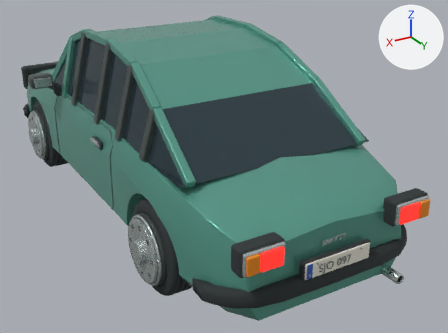
Before and after pictures for a commit that changed the Blender file source_blender/saab96.blend.
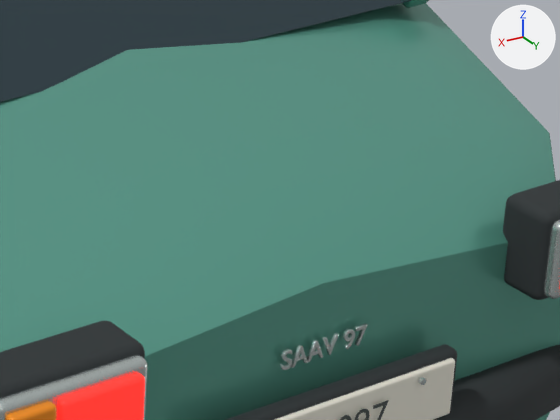
The first picture shows the older version from a 50 mm camera at (2.15, 4.44, 2.38) aimed at (-0.29, 0.37, 0.34). The close-ups show the older and then the newer version on the part from 55% to 89% of the width and 43% to 78% of the height of that picture. Only the edits that show in the close-ups are written down. The lights are fixed; the arrows at upper right show +X, +Y and +Z.

Script lines for the objects in view, before the commit:
```python
me_cabin_panels = bpy.data.meshes.new('Cabin panels')
me_cabin_panels.from_pydata(...)  # 72 vertices, 18 faces; spans x -0.72..0.72, y -0.88..1.57, z 0.88..1.45
# faces by material slot: [4, 14]
me_cabin_panels.materials.append(mat_saab96_enamel)  # cyan #61a695
me_cabin_panels.materials.append(mat_smoked_blue_glazing_002)  # dark blue #35464e
me_cube_042 = bpy.data.meshes.new('Cube.042')
me_cube_042.from_pydata(...)  # 96 vertices, 98 faces; spans x -0.13..0.13, y -0.016..0.016, z -0.069..0.069
me_cube_042.materials.append(mat_brushed_equipment_metal)  # light grey #c4cdcb
me_cube_059 = bpy.data.meshes.new('Cube.059')
me_cube_059.from_pydata(...)  # 96 vertices, 98 faces; spans x -0.13..0.13, y -0.016..0.016, z -0.069..0.069
me_cube_059.materials.append(mat_brushed_equipment_metal)  # light grey #c4cdcb
ob_cabin = bpy.data.objects.new('Cabin', me_cabin_panels)
ob_cabin.parent = ob_saab96
ob_cabin.location = (0.0, 0.0, 0.0)
ob_rear_lamp_bezel = bpy.data.objects.new('Rear lamp bezel', me_cube_042)
ob_rear_lamp_bezel.parent = ob_saab96
ob_rear_lamp_bezel.location = (-0.538, 2.158, 0.657)
ob_rear_lamp_bezel_001 = bpy.data.objects.new('Rear lamp bezel.001', me_cube_059)
ob_rear_lamp_bezel_001.parent = ob_saab96
ob_rear_lamp_bezel_001.location = (0.538, 2.158, 0.657)
# also in view: 'Painted bodyshell' at (0.0, 0.0, 0.59); 'Saav number plate.001' at (0.0, 2.13, 0.46); 'Rear combination lamp housing' at (-0.54, 2.1, 0.66); 'Saav plate gasket.001' at (0.0, 2.11, 0.46); 'Ruby tail lens.001' at (0.5, 2.18, 0.66)
```
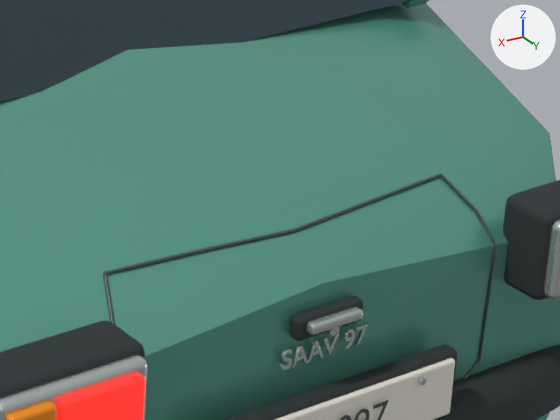
Diff of the bpy script that builds the scene:
```diff
--- a/source_blender/saab96.blend.py
+++ b/source_blender/saab96.blend.py
@@ cu_saav_boot_shut_line @@
+cu_saav_boot_shut_line = bpy.data.curves.new('Saav boot shut line', 'CURVE')
+cu_saav_boot_shut_line.dimensions = '3D'
+_sp = cu_saav_boot_shut_line.splines.new('POLY'); _sp.points.add(127)
+_sp.points.foreach_set('co', [-0.34, 1.963, 0.75, 1.0, -0.298, 1.967, 0.75, 1.0, -0.255, 1.971, 0.75, 1.0, -0.213, 1.976, 0.75, 1.0, -0.17, 1.98, 0.75, 1.0, -0.128, 1.984, 0.75, 1.0, -0.0851, 1.988, 0.75, 1.0, -0.0426, 1.992, 0.75, 1.0, 0.000139, 1.997, 0.75, 1.0, 0.0426, 1.992, 0.75, 1.0, 0.0851, 1.986, 0.75, 1.0, 0.128, 1.981, 0.75, 1.0, 0.17, 1.976, 0.75, 1.0, 0.213, 1.972, 0.75, 1.0, 0.255, 1.968, 0.75, 1.0, 0.298, 1.964, 0.75, 1.0, 0.34, 1.96, 0.75, 1.0, 0.342, 1.964, 0.747, 1.0, 0.344, 1.968, 0.743, 1.0, 0.345, 1.972, 0.74, 1.0, 0.347, 1.976, 0.737, 1.0, 0.349, 1.98, 0.734, 1.0, 0.351, 1.984, 0.731, 1.0, 0.352, 1.988, 0.728, 1.0, 0.354, 1.992, 0.725, 1.0, 0.356, 1.996, 0.722, 1.0, 0.358, 2.0, 0.719, 1.0, 0.359, 2.004, 0.716, 1.0, 0.361, 2.008, 0.713, 1.0, 0.363, 2.012, 0.71, 1.0, 0.365, 2.016, 0.707, 1.0, 0.366, 2.02, 0.704, 1.0, 0.368, 2.024, 0.701, 1.0, 0.367, 2.045, 0.685, 1.0, 0.367, 2.067, 0.669, 1.0, 0.366, 2.077, 0.651, 1.0, 0.365, 2.077, 0.635, 1.0, 0.365, 2.077, 0.62, 1.0, 0.364, 2.077, 0.604, 1.0, 0.363, 2.077, 0.588, 1.0, 0.362, 2.077, 0.572, 1.0, 0.362, 2.077, 0.556, 1.0, 0.361, 2.077, 0.54, 1.0, 0.36, 2.077, 0.524, 1.0, 0.36, 2.077, 0.508, 1.0, 0.359, 2.077, 0.493, 1.0, 0.358, 2.077, 0.477, 1.0, 0.358, 2.077, 0.461, 1.0, 0.357, 2.077, 0.445, 1.0, 0.354, 2.077, 0.443, 1.0, 0.351, 2.077, 0.44, 1.0, 0.348, 2.077, 0.438, 1.0, 0.345, 2.077, 0.435, 1.0, 0.342, 2.077, 0.433, 1.0, 0.339, 2.077, 0.43, 1.0, 0.336, 2.077, 0.428, 1.0, 0.334, 2.077, 0.425, 1.0, 0.331, 2.077, 0.423, 1.0, 0.328, 2.077, 0.421, 1.0, 0.325, 2.077, 0.418, 1.0, 0.322, 2.077, 0.416, 1.0, 0.319, 2.077, 0.413, 1.0, 0.316, 2.077, 0.411, 1.0, 0.313, 2.077, 0.408, 1.0, 0.31, 2.077, 0.406, 1.0, 0.271, 2.077, 0.406, 1.0, 0.233, 2.077, 0.406, 1.0, 0.194, 2.077, 0.406, 1.0, 0.155, 2.077, 0.406, 1.0, 0.116, 2.077, 0.406, 1.0, 0.0775, 2.077, 0.406, 1.0, 0.0387, 2.077, 0.406, 1.0, 0.0, 2.077, 0.406, 1.0, -0.0387, 2.077, 0.406, 1.0, -0.0775, 2.077, 0.406, 1.0, -0.116, 2.077, 0.406, 1.0, -0.155, 2.077, 0.406, 1.0, -0.194, 2.077, 0.406, 1.0, -0.233, 2.077, 0.406, 1.0, -0.271, 2.077, 0.406, 1.0, -0.31, 2.077, 0.406, 1.0, -0.313, 2.077, 0.408, 1.0, -0.316, 2.077, 0.411, 1.0, -0.319, 2.077, 0.413, 1.0, -0.322, 2.077, 0.416, 1.0, -0.325, 2.077, 0.418, 1.0, -0.328, 2.077, 0.421, 1.0, -0.331, 2.077, 0.423, 1.0, -0.334, 2.077, 0.425, 1.0, -0.336, 2.077, 0.428, 1.0, -0.339, 2.077, 0.43, 1.0, -0.342, 2.077, 0.433, 1.0, -0.345, 2.077, 0.435, 1.0, -0.348, 2.077, 0.438, 1.0, -0.351, 2.077, 0.44, 1.0, -0.354, 2.077, 0.443, 1.0, -0.357, 2.077, 0.445, 1.0, -0.358, 2.077, 0.461, 1.0, -0.358, 2.077, 0.477, 1.0, -0.359, 2.077, 0.493, 1.0, -0.36, 2.077, 0.508, 1.0, -0.36, 2.077, 0.524, 1.0, -0.361, 2.077, 0.54, 1.0, -0.362, 2.077, 0.556, 1.0, -0.362, 2.077, 0.572, 1.0, -0.363, 2.077, 0.588, 1.0, -0.364, 2.077, 0.604, 1.0, -0.365, 2.077, 0.62, 1.0, -0.365, 2.077, 0.635, 1.0, -0.366, 2.077, 0.651, 1.0, -0.367, 2.067, 0.669, 1.0, -0.367, 2.046, 0.685, 1.0, -0.368, 2.025, 0.701, 1.0, -0.366, 2.021, 0.704, 1.0, -0.365, 2.017, 0.707, 1.0, -0.363, 2.013, 0.71, 1.0, -0.361, 2.01, 0.713, 1.0, -0.359, 2.006, 0.716, 1.0, -0.358, 2.002, 0.719, 1.0, -0.356, 1.998, 0.722, 1.0, -0.354, 1.994, 0.725, 1.0, -0.352, 1.99, 0.728, 1.0, -0.351, 1.986, 0.731, 1.0, -0.349, 1.982, 0.734, 1.0, -0.347, 1.979, 0.737, 1.0, -0.345, 1.975, 0.74, 1.0, -0.344, 1.971, 0.743, 1.0, -0.342, 1.967, 0.747, 1.0])
+_sp.use_cyclic_u = True
+cu_saav_boot_shut_line.materials.append(mat_graphite_trim)  # dark grey #4d5755
+cu_saav_boot_shut_line.bevel_resolution = 2
+cu_saav_boot_shut_line.bevel_depth = 0.003
+cu_saav_boot_shut_line.fill_mode = 'FULL'
@@ ob_saav_boot_lock @@
+ob_saav_boot_lock = bpy.data.objects.new('Saav boot lock', me_cylinder_054_1)  # 96 vertices, 82 faces; spans x -0.009..0.009, y -0.009..0.009, z -0.006..0.006; in mat_brushed_equipment_metal (light grey #c4cdcb)
+ob_saav_boot_lock.parent = ob_saab96
+ob_saav_boot_lock.location = (0.0, 2.102, 0.622)
+ob_saav_boot_lock.rotation_euler = (1.571, 0.0, 0.0)  # degrees (90, 0, 0)
@@ ob_saav_boot_release_handle @@
+ob_saav_boot_release_handle = bpy.data.objects.new('Saav boot release handle', me_cube_063_1)  # 96 vertices, 98 faces; spans x -0.0525..0.0525, y -0.0115..0.0115, z -0.0095..0.0095; in mat_brushed_equipment_metal (light grey #c4cdcb)
+ob_saav_boot_release_handle.parent = ob_saab96
+ob_saav_boot_release_handle.location = (0.0, 2.104, 0.639)
@@ ob_saav_boot_release_gasket @@
+ob_saav_boot_release_gasket = bpy.data.objects.new('Saav boot release gasket', me_cube_062_1)  # 96 vertices, 98 faces; spans x -0.0675..0.0675, y -0.0135..0.0135, z -0.0205..0.0205; in mat_tire_rubber (dark grey #2c3234)
+ob_saav_boot_release_gasket.parent = ob_saab96
+ob_saav_boot_release_gasket.location = (0.0, 2.087, 0.635)
@@ ob_saav_boot_shut_line @@
+ob_saav_boot_shut_line = bpy.data.objects.new('Saav boot shut line', cu_saav_boot_shut_line)
+ob_saav_boot_shut_line.parent = ob_saab96
+ob_saav_boot_shut_line.location = (0.0, 0.0, 0.0)
```

What differs and where, as boxes [x1, y1, x2, y2] in the close-ups (560 x 420 px):
'Saav boot shut line', added
    after: [103, 173, 497, 378]
'Saav boot release gasket', added
    after: [290, 296, 363, 341]
'Saav boot release handle', added
    after: [306, 307, 363, 335]
'Saav boot lock', added
    after: [327, 327, 339, 336]
